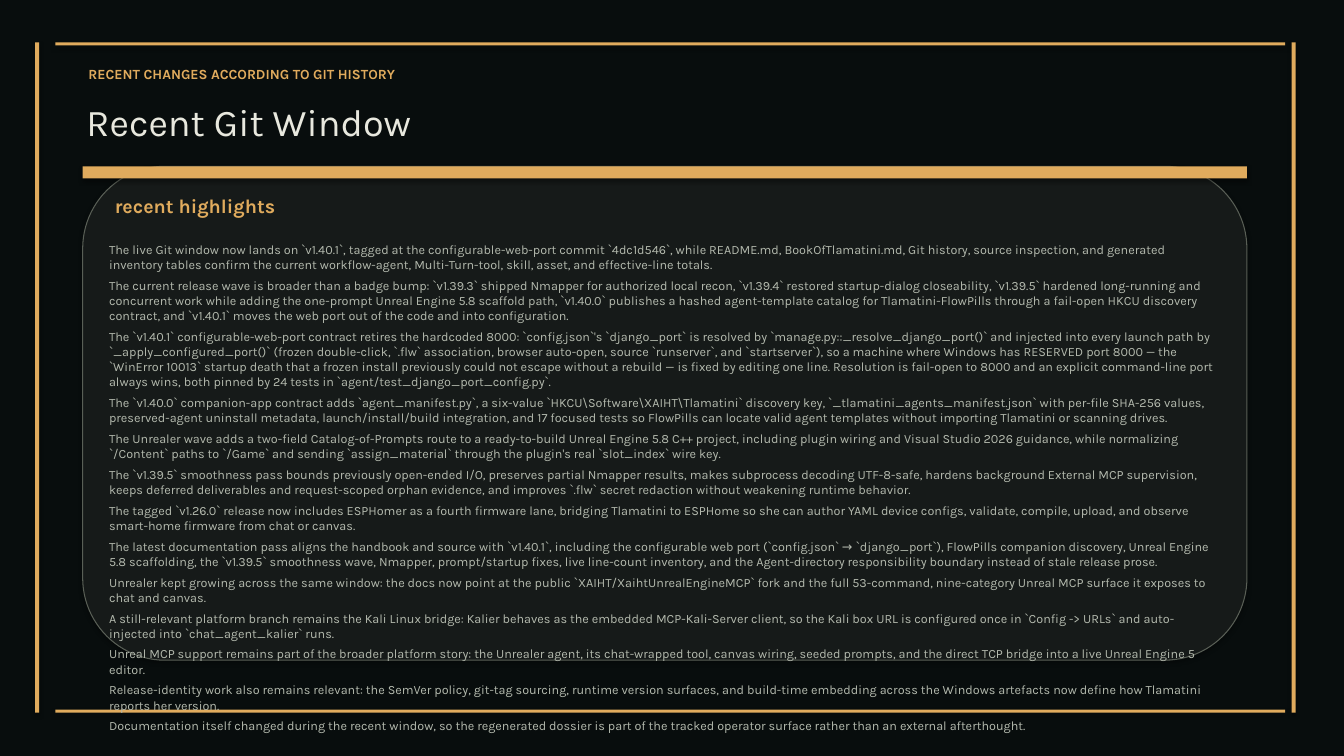
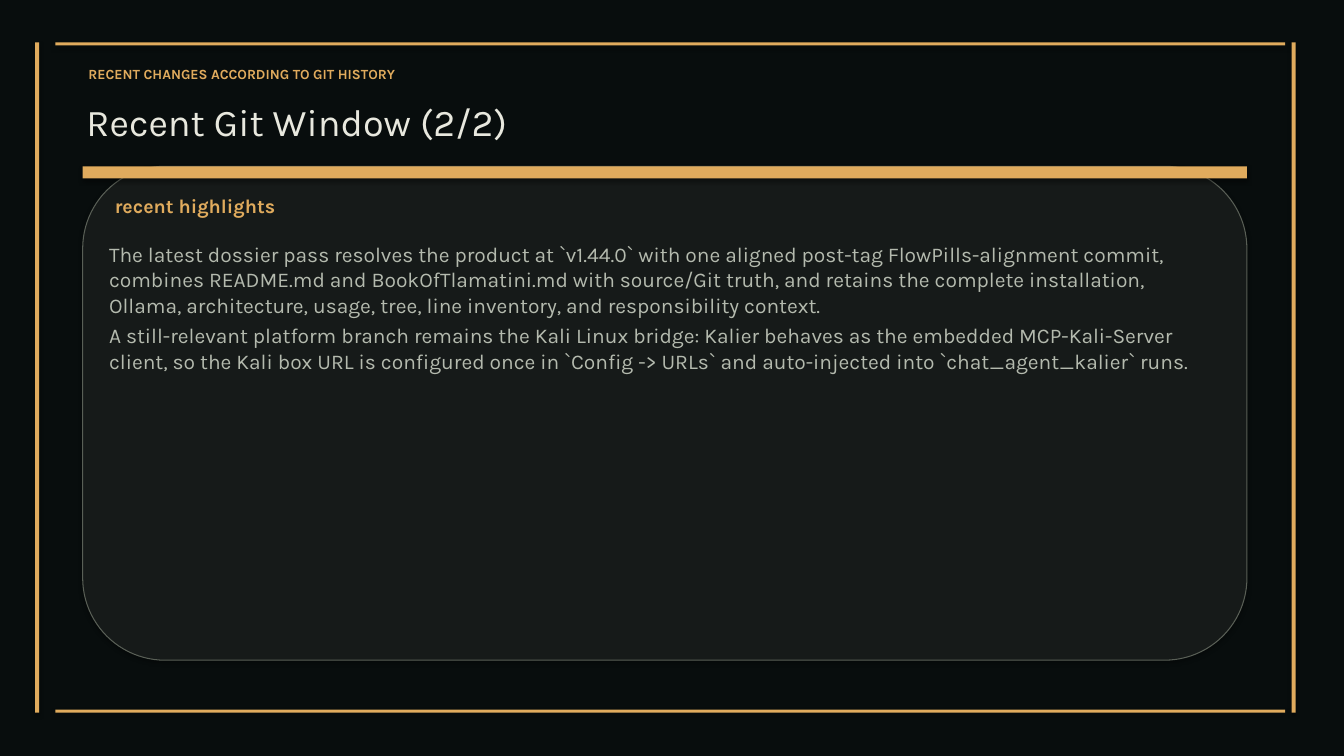
Before and after one commit to XAIHT/web-app, a slide deck: slide 112 of Tlamatini_eXtended_Artificial_Intelligence_Humanly_Tempered.pptx (slide 96 before the commit). Drawn at 1344x756 pixels with LibreOffice and Linux fonts; fonts in the diff are those of the drawing. Boxes give left, top, right and bottom in pixels: in the first picture for what was removed or moved away, otherwise in the second. Text is boxed around its words. In the diff, an @@ line names an element or a change of style, - is before the commit and + after.

Commit message:
Updatiing and bumping to Tlamatini v1.44.0, by Tlamatini's-AutoBot.

```diff
--- a/Tlamatini_eXtended_Artificial_Intelligence_Humanly_Tempered.pptx
+++ b/Tlamatini_eXtended_Artificial_Intelligence_Humanly_Tempered.pptx
@@ text at box(86, 108, 507, 140): text changed @@
-Recent Git Window
+Recent Git Window (2/2)
@@ text at box(109, 246, 1163, 318): text changed; size 9 to 15 pt @@
-The live Git window now lands on `v1.40.1`, tagged at the configurable-web-port commit `4dc1d546`, while README.md, BookOfTlamatini.md, Git history, source inspection, and generated inventory tables confirm the current workflow-agent, Multi-Turn-tool, skill, asset, and effective-line totals.
-The current release wave is broader than a badge bump: `v1.39.3` shipped Nmapper for authorized local recon, `v1.39.4` restored startup-dialog closeability, `v1.39.5` hardened long-running and concurrent work while adding the one-prompt Unreal Engine 5.8 scaffold path, `v1.40.0` publishes a hashed agent-template catalog for Tlamatini-FlowPills through a fail-open HKCU discovery contract, and `v1.40.1` moves the web port out of the code and into configuration.
-The `v1.40.1` configurable-web-port contract retires the hardcoded 8000: `config.json`'s `django_port` is resolved by `manage.py::_resolve_django_port()` and injected into every launch path by `_apply_configured_port()` (frozen double-click, `.flw` association, browser auto-open, source `runserver`, and `startserver`), so a machine where Windows has RESERVED port 8000 — the `WinError 10013` startup death that a frozen install previously could not escape without a rebuild — is fixed by editing one line. Resolution is fail-open to 8000 and an explicit command-line port always wins, both pinned by 24 tests in `agent/test_django_port_config.py`.
-The `v1.40.0` companion-app contract adds `agent_manifest.py`, a six-value `HKCU\Software\XAIHT\Tlamatini` discovery key, `_tlamatini_agents_manifest.json` with per-file SHA-256 values, preserved-agent uninstall metadata, launch/install/build integration, and 17 focused tests so FlowPills can locate valid agent templates without importing Tlamatini or scanning drives.
-The Unrealer wave adds a two-field Catalog-of-Prompts route to a ready-to-build Unreal Engine 5.8 C++ project, including plugin wiring and Visual Studio 2026 guidance, while normalizing `/Content` paths to `/Game` and sending `assign_material` through the plugin's real `slot_index` wire key.
-The `v1.39.5` smoothness pass bounds previously open-ended I/O, preserves partial Nmapper results, makes subprocess decoding UTF-8-safe, hardens background External MCP supervision, keeps deferred deliverables and request-scoped orphan evidence, and improves `.flw` secret redaction without weakening runtime behavior.
-The tagged `v1.26.0` release now includes ESPHomer as a fourth firmware lane, bridging Tlamatini to ESPHome so she can author YAML device configs, validate, compile, upload, and observe smart-home firmware from chat or canvas.
-The latest documentation pass aligns the handbook and source with `v1.40.1`, including the configurable web port (`config.json` → `django_port`), FlowPills companion discovery, Unreal Engine 5.8 scaffolding, the `v1.39.5` smoothness wave, Nmapper, prompt/startup fixes, live line-count inventory, and the Agent-directory responsibility boundary instead of stale release prose.
-Unrealer kept growing across the same window: the docs now point at the public `XAIHT/XaihtUnrealEngineMCP` fork and the full 53-command, nine-category Unreal MCP surface it exposes to chat and canvas.
+The latest dossier pass resolves the product at `v1.44.0` with one aligned post-tag FlowPills-alignment commit, combines README.md and BookOfTlamatini.md with source/Git truth, and retains the complete installation, Ollama, architecture, usage, tree, line inventory, and responsibility context.
@@ text at box(109, 328, 1188, 374): size 9 to 15 pt in "A still-relevant platform branch remains the Kali ..." @@
@@ text at box(109, 647, 1201, 733): paragraphs removed @@
-Unreal MCP support remains part of the broader platform story: the Unrealer agent, its chat-wrapped tool, canvas wiring, seeded prompts, and the direct TCP bridge into a live Unreal Engine 5 editor.
-Release-identity work also remains relevant: the SemVer policy, git-tag sourcing, runtime version surfaces, and build-time embedding across the Windows artefacts now define how Tlamatini reports her version.
-Documentation itself changed during the recent window, so the regenerated dossier is part of the tracked operator surface rather than an external afterthought.
```
Also in this commit, not shown: 62 other slides changed, 20 slides added, 4 slides removed, 11 other files.
